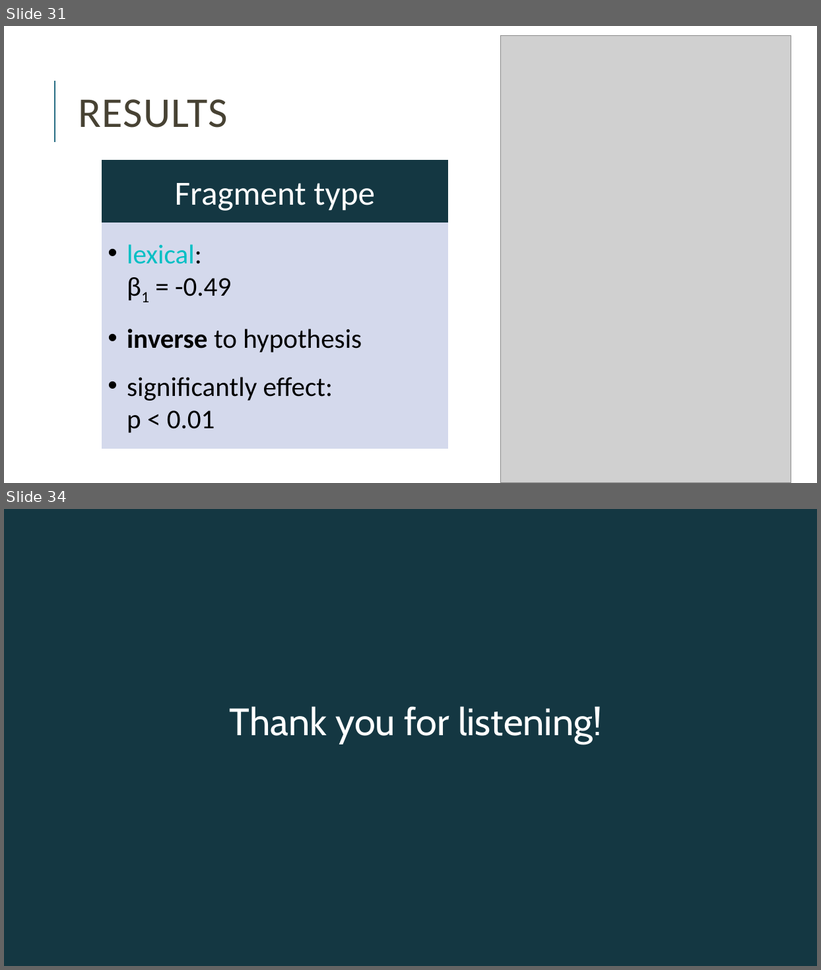
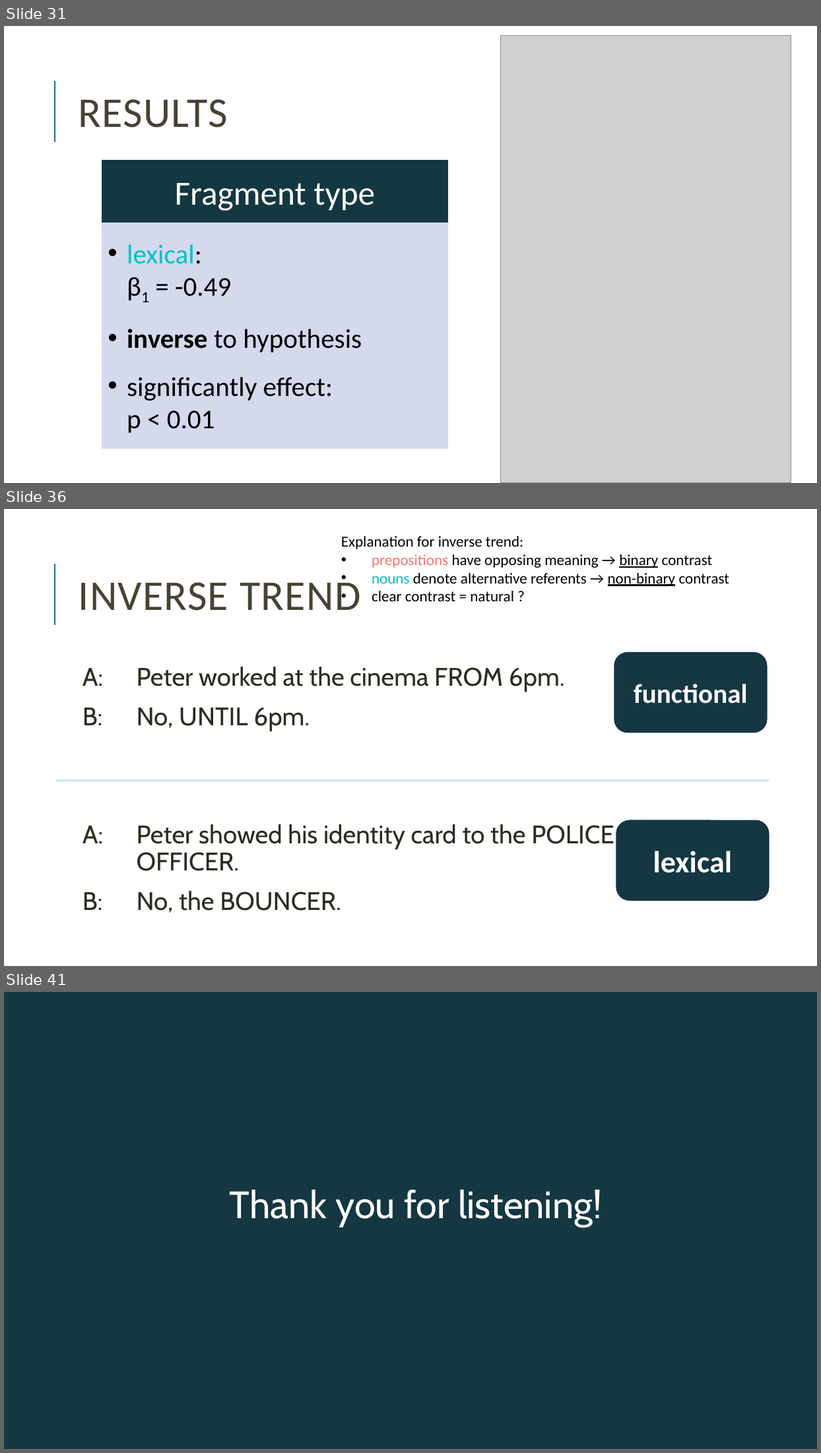
Before and after one commit to miriamschiele/MA, a slide deck: presentation/Miriam Schiele, MA presentation.pptx. Shown one above the other, each under a label of ours: slides 31 and 34 before the commit, slides 31, 36 and 41 after it; the slides between them are not shown. The pictures are 821x970 and 821x1453 pixels, drawn with LibreOffice and Linux fonts; fonts in the diff are those of the drawing; grey boxes stand for pictures. Boxes give left, top, right and bottom in pixels: in the first picture for what was removed or moved away, otherwise in the second. Text is boxed around its words. In the diff, an @@ line names an element or a change of style, - is before the commit and + after.

Commit message:
few slides added to results and inverse trend

```diff
--- a/presentation/Miriam Schiele, MA presentation.pptx
+++ b/presentation/Miriam Schiele, MA presentation.pptx
@@ slide 36 added at (x1=4, y1=509, x2=817, y2=966), background #FFFFFF; not listed: 1 template element that a slide beside it also shows @@
@@ text added at (x1=341, y1=536, x2=730, y2=601), 18 pt, text #000000 @@
+Explanation for inverse trend:
+• prepositions have opposing meaning → binary contrast
+• nouns denote alternative referents → non-binary contrast
+• clear contrast = natural ?
@@ title added at (x1=79, y1=575, x2=360, y2=611), 50 pt, text #474233 @@
+INVERSE TREND
@@ text added at (x1=83, y1=667, x2=614, y2=913), 30 pt, text #2E2B21 @@
+  A: Peter worked at the cinema FROM 6pm.
+  B: No, UNTIL 6pm.
+  A: Peter showed his identity card to the POLICE
+  OFFICER.
+  B: No, the BOUNCER.
@@ rounded rectangle added at (x1=614, y1=652, x2=767, y2=732), fill #143742, outline #1E3256 1 pt, 32 pt, text #FFFFFF, bold @@
+functional
@@ line added from (769, 781) to (56, 781), #CBE7EF 2.25 pt @@
@@ rounded rectangle added at (x1=616, y1=821, x2=769, y2=900), fill #143742, outline #1E3256 1 pt, 36 pt, text #FFFFFF, bold @@
+lexical
@@ what was slide 34 is now slide 41 @@
```
Also in this commit, not shown: 8 slides changed, 6 other slides added, 1 other file.
